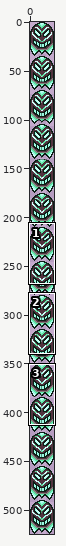
Sprite sheet -- Content/Projectiles/PhantomStaffProjectile.png. The picture above shows the old version from afar; the outline marks the close-up.
Close-up. Before the edit:
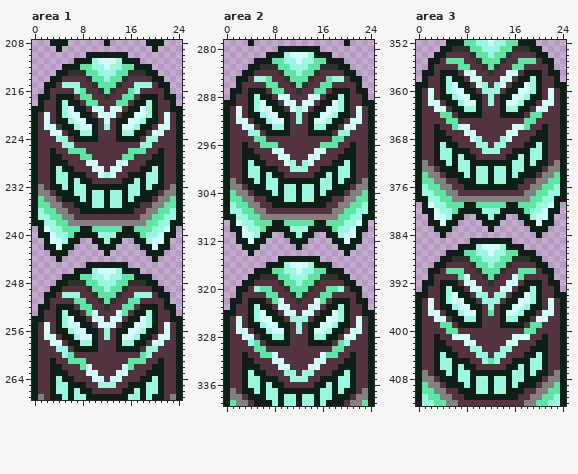
The file is 50x1050 pixels, drawn in blocks of 2x2; one block is one cell here. Shown: area 1: x 0..24, y 208..267; area 2: x 0..24, y 279..339; area 3: x 0..24, y 352..412. The commit also changed other parts of the picture, which this record leaves out.
After the commit:
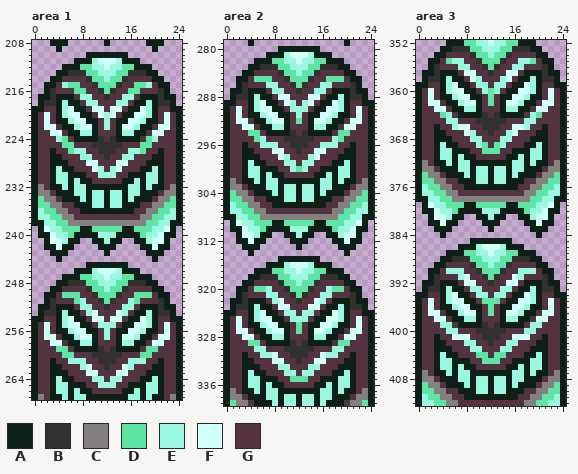
Palette (. is transparent): A #0d1f16  B #333130  C #84807f  D #5ee5a3  E #9af8e0  F #d1fffa  G #52333f
From old to new:
--- area 1
@@ x 0..24 @@
 214 ...AAGGGGBDDEDDBGGGGAA...
-215 ..AAGEEEGGBDDDBGGEEEGAA..
-216 ..AGGGGEDGGBDBGGDEGGGGA..
-217 .AAGAAAGDDGGBGGDDGAAAGAA.
-218 .AGGAEAAGDDGGGDDGAAEAGGA.
+215 ..AAGEDDGGBDDDBGGDDEGAA..
+216 ..ABGGGDDGGBDBGGDDGGGBA..
+217 .AABAAAGEEGGBGGEEGAAABAA.
+218 .ABBAEAAGEEGGGEEGAAEABBA.
 219 AAGGAEFAAGFFGFFGAAFEAGGAA
-220 AGFGAEFFAAGFFFGAAFFEAGFGA
-221 AGFGAAEFFAAGFGAAFFEAAGFGA
+220 AGFGAEFFAAGFEFGAAFFEAGFGA
+221 AGFGAAEFFAAGEGAAFFEAAGFGA
 222 AGFFGAAEFFAGEGAFFEAAGFFGA
 223 AGGFFGAAEEAGGGAEEAAGFFGGA
-224 AGGGEEGAAAAGGGAAAAGEEGGGA
-225 AGGGGEEGGGGGGGGGGGEEGGGGA
-226 AGGAGGDDDGGGGGGGDDDGGAGGA
-227 AGGAAGGGDDGGGGGDDGGGAAGGA
+224 AGGGEDGAAAABGBAAAAGDEGGGA
+225 AGGGGDDGGGBBBBBGGGDDGGGGA
+226 AGGAGGDEEGGBBBGGEEDGGAGGA
+227 AGGAAGGGEEGGBGGEEGGGAAGGA
 228 AGGAAAGGGFFGGGFFGGGAAAGGA
-229 AGGAEAAGGGFFGFFGGGAAEAGGA
-230 AGGAEEAAAGGFEFGGAAAEEAGGA
+229 AGGAEAAGGGFEGEFGGGAAEAGGA
+230 AGGAEEAAAGGEEEGGAAAEEAGGA
 231 AGGAEEAEAAGGGGGAAEAEEAGGA
@@ x 0..24 @@
 249 ...AAGGGGBDDEDDBGGGGAA...
-250 ..AAGEEEGGBDDDBGGEEEGAA..
-251 ..AGGGGDDGGBDBGGDDGGGGA..
-252 .AAGAAAGDDGGBGGDDGAAAGAA.
-253 .AGGAEAAGDFGGGFDGAAEAGGA.
+250 ..AAGDDDGGBDDDBGGDDDGAA..
+251 ..ABGGGDEGGBDBGGEDGGGBA..
+252 .AABAAAGEEGGBGGEEGAAABAA.
+253 .ABBAEAAGEFGGGFEGAAEABBA.
 254 AAGGAEFAAGFFGFFGAAFEAGGAA
-255 AGFGAEFFAAGFFFGAAFFEAGFGA
+255 AGFGAEFFAAGEEEGAAFFEAGFGA
 256 AGFGAAEFFAAGEGAAFFEAAGFGA
@@ x 0..24 @@
 258 AGGFFGAAEEAGGGAEEAAGFFGGA
-259 AGGGEEGAAAAGGGAAAAGEEGGGA
-260 AGGGGEDGGGGGGGGGGGDEGGGGA
-261 AGGAGGDDDGGGGGGGDDDGGAGGA
-262 AGGAAGGGDFGGGGGFDGGGAAGGA
+259 AGGGDDGAAAABGBAAAAGDDGGGA
+260 AGGGGDDGGGBBBBBGGGDDGGGGA
+261 AGGAGGEEEGGBBBGGEEEGGAGGA
+262 AGGAAGGGEFGGBGGFEGGGAAGGA
 263 AGGAAAGGGFFGGGFFGGGAAAGGA
-264 AGGAEAAGGGFFGFFGGGAAEAGGA
+264 AGGAEAAGGGEEGEEGGGAAEAGGA
 265 AGGAEEAAAGGEEEGGAAAEEAGGA
--- area 2
@@ x 0..24 @@
 284 ...AAGGGGBDDEDDBGGGGAA...
-285 ..AAGEEDGGBDDDBGGDEEGAA..
-286 ..AGGGGDDGGBDBGGDDGGGGA..
-287 .AAGAAAGDDGGBGGDDGAAAGAA.
-288 .AGGAEAAGFFGGGFFGAAEAGGA.
-289 AAGGAEFAAGFFGFFGAAFEAGGAA
-290 AGFGAEFFAAGFEFGAAFFEAGFGA
+285 ..AAGDDDGGBDDDBGGDDDGAA..
+286 ..ABGGGEEGGBDBGGEEGGGBA..
+287 .AABAAAGEEGGBGGEEGAAABAA.
+288 .ABBAEAAGFFGGGFFGAAEABBA.
+289 AAGGAEFAAGFEGEFGAAFEAGGAA
+290 AGFGAEFFAAGEEEGAAFFEAGFGA
 291 AGFGAAEFFAAGEGAAFFEAAGFGA
-292 AGFFGAAEFFAGEGAFFEAAGFFGA
+292 AGFFGAAEFFAGDGAFFEAAGFFGA
 293 AGGFFGAAEEAGGGAEEAAGFFGGA
-294 AGGGEEGAAAAGGGAAAAGEEGGGA
-295 AGGGGDDGGGGGGGGGGGDDGGGGA
-296 AGGAGGDDDGGGGGGGDDDGGAGGA
-297 AGGAAGGGFFGGGGGFFGGGAAGGA
-298 AGGAAAGGGFFGGGFFGGGAAAGGA
-299 AGGAEAAGGGFEGEFGGGAAEAGGA
-300 AGGAEEAAAGGEEEGGAAAEEAGGA
+294 AGGGDDGAAAABGBAAAAGDDGGGA
+295 AGGGGDEGGGBBBBBGGGEDGGGGA
+296 AGGAGGEEEGGBBBGGEEEGGAGGA
+297 AGGAAGGGFFGGBGGFFGGGAAGGA
+298 AGGAAAGGGFEGGGEFGGGAAAGGA
+299 AGGAEAAGGGEEGEEGGGAAEAGGA
+300 AGGAEEAAAGGEDEGGAAAEEAGGA
 301 AGGAEEAEAAGGGGGAAEAEEAGGA
@@ x 0..24 @@
 319 ...AAGGGGBDDEDDBGGGGAA...
-320 ..AAGEDDGGBDDDBGGDDEGAA..
-321 ..AGGGGDDGGBDBGGDDGGGGA..
-322 .AAGAAAGDFGGBGGFDGAAAGAA.
-323 .AGGAEAAGFFGGGFFGAAEAGGA.
-324 AAGGAEFAAGFFGFFGAAFEAGGAA
+320 ..AAGDDEGGBDDDBGGEDDGAA..
+321 ..ABGGGEEGGBDBGGEEGGGBA..
+322 .AABAAAGEFGGBGGFEGAAABAA.
+323 .ABBAEAAGFFGGGFFGAAEABBA.
+324 AAGGAEFAAGEEGEEGAAFEAGGAA
 325 AGFGAEFFAAGEEEGAAFFEAGFGA
-326 AGFGAAEFFAAGEGAAFFEAAGFGA
-327 AGFFGAAEFFAGEGAFFEAAGFFGA
+326 AGFGAAEFFAAGDGAAFFEAAGFGA
+327 AGFFGAAEFFAGDGAFFEAAGFFGA
 328 AGGFFGAAEEAGGGAEEAAGFFGGA
-329 AGGGEDGAAAAGGGAAAAGDEGGGA
-330 AGGGGDDGGGGGGGGGGGDDGGGGA
-331 AGGAGGDDFGGGGGGGFDDGGAGGA
-332 AGGAAGGGFFGGGGGFFGGGAAGGA
-333 AGGAAAGGGFFGGGFFGGGAAAGGA
+329 AGGGDDGAAAABGBAAAAGDDGGGA
+330 AGGGGEEGGGBBBBBGGGEEGGGGA
+331 AGGAGGEEFGGBBBGGFEEGGAGGA
+332 AGGAAGGGFFGGBGGFFGGGAAGGA
+333 AGGAAAGGGEEGGGEEGGGAAAGGA
 334 AGGAEAAGGGEEGEEGGGAAEAGGA
-335 AGGAEEAAAGGEEEGGAAAEEAGGA
+335 AGGAEEAAAGGDDDGGAAAEEAGGA
 336 AGGAEEAEAAGGGGGAAEAEEAGGA
--- area 3
@@ x 0..24 @@
 354 ...AAGGGGBDDEDDBGGGGAA...
-355 ..AAGDDDGGBDDDBGGDDDGAA..
-356 ..AGGGGDDGGBDBGGDDGGGGA..
-357 .AAGAAAGFFGGBGGFFGAAAGAA.
-358 .AGGAEAAGFFGGGFFGAAEAGGA.
-359 AAGGAEFAAGFEGEFGAAFEAGGAA
-360 AGFGAEFFAAGEEEGAAFFEAGFGA
-361 AGFGAAEFFAAGEGAAFFEAAGFGA
-362 AGFFGAAEFFAGEGAFFEAAGFFGA
+355 ..AAGDEEGGBDDDBGGEEDGAA..
+356 ..ABGGGEEGGBDBGGEEGGGBA..
+357 .AABAAAGFFGGBGGFFGAAABAA.
+358 .ABBAEAAGFEGGGEFGAAEABBA.
+359 AAGGAEFAAGEEGEEGAAFEAGGAA
+360 AGFGAEFFAAGEDEGAAFFEAGFGA
+361 AGFGAAEFFAAGDGAAFFEAAGFGA
+362 AGFFGAAEFFAGDGAFFEAAGFFGA
 363 AGGFFGAAEEAGGGAEEAAGFFGGA
-364 AGGGDDGAAAAGGGAAAAGDDGGGA
-365 AGGGGDDGGGGGGGGGGGDDGGGGA
-366 AGGAGGDFFGGGGGGGFFDGGAGGA
-367 AGGAAGGGFFGGGGGFFGGGAAGGA
-368 AGGAAAGGGFEGGGEFGGGAAAGGA
-369 AGGAEAAGGGEEGEEGGGAAEAGGA
-370 AGGAEEAAAGGEEEGGAAAEEAGGA
+364 AGGGDEGAAAABGBAAAAGEDGGGA
+365 AGGGGEEGGGBBBBBGGGEEGGGGA
+366 AGGAGGEFFGGBBBGGFFEGGAGGA
+367 AGGAAGGGFEGGBGGEFGGGAAGGA
+368 AGGAAAGGGEEGGGEEGGGAAAGGA
+369 AGGAEAAGGGEDGDEGGGAAEAGGA
+370 AGGAEEAAAGGDDDGGAAAEEAGGA
 371 AGGAEEAEAAGGGGGAAEAEEAGGA
@@ x 0..24 @@
 389 ...AAGGGGBDDEDDBGGGGAA...
-390 ..AAGDDDGGBDDDBGGDDDGAA..
-391 ..AGGGGDFGGBDBGGFDGGGGA..
-392 .AAGAAAGFFGGBGGFFGAAAGAA.
-393 .AGGAEAAGFFGGGFFGAAEAGGA.
+390 ..AAGEEEGGBDDDBGGEEEGAA..
+391 ..ABGGGEFGGBDBGGFEGGGBA..
+392 .AABAAAGFFGGBGGFFGAAABAA.
+393 .ABBAEAAGEEGGGEEGAAEABBA.
 394 AAGGAEFAAGEEGEEGAAFEAGGAA
-395 AGFGAEFFAAGEEEGAAFFEAGFGA
-396 AGFGAAEFFAAGEGAAFFEAAGFGA
+395 AGFGAEFFAAGDDDGAAFFEAGFGA
+396 AGFGAAEFFAAGDGAAFFEAAGFGA
 397 AGFFGAAEFFAGDGAFFEAAGFFGA
 398 AGGFFGAAEEAGGGAEEAAGFFGGA
-399 AGGGDDGAAAAGGGAAAAGDDGGGA
-400 AGGGGDDGGGGGGGGGGGDDGGGGA
-401 AGGAGGFFFGGGGGGGFFFGGAGGA
-402 AGGAAGGGFFGGGGGFFGGGAAGGA
+399 AGGGEEGAAAABGBAAAAGEEGGGA
+400 AGGGGEEGGGBBBBBGGGEEGGGGA
+401 AGGAGGFFFGGBBBGGFFFGGAGGA
+402 AGGAAGGGEEGGBGGEEGGGAAGGA
 403 AGGAAAGGGEEGGGEEGGGAAAGGA
-404 AGGAEAAGGGEEGEEGGGAAEAGGA
-405 AGGAEEAAAGGEDEGGAAAEEAGGA
+404 AGGAEAAGGGDDGDDGGGAAEAGGA
+405 AGGAEEAAAGGDDDGGAAAEEAGGA
 406 AGGAEEAEAAGGGGGAAEAEEAGGA
Boxes around the changes in both close-ups, in picture pixels (x1, y1, x2, y2):
changed: (44, 82, 170, 178)
changed: (44, 292, 170, 328)
changed: (56, 346, 158, 382)
changed: (236, 76, 362, 172)
changed: (236, 286, 362, 382)
changed: (428, 58, 554, 154)
changed: (428, 268, 554, 364)
